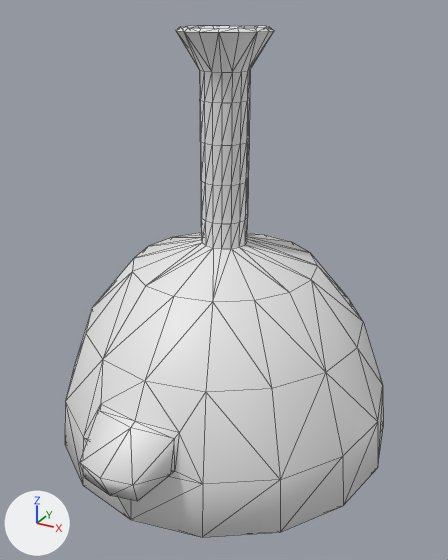
A saved change to the FBX model Operation MonsterRush/Assets/Models/Monsters/Disgusting/Animations/Idle.FBX.
Before and after are seen from a 50 mm camera at (1.34, -5.15, 0.9) aimed at (-0.01, -2.7, -0.33). The axes (+X, +Y, +Z) are drawn at lower left. The lights are the same throughout. Mesh edges are drawn as thin lines. Where no turn or scale is listed for an object, it has been applied to the vertices.

Before the edit, the objects in view are built like this:
```python
me_mesh = bpy.data.meshes.new('Mesh')
me_mesh.from_pydata(...)  # 318 vertices, 632 faces; spans x -0.85..0.85, y -1.02..1.02, z -0.49..1.72
ob_sphere008 = bpy.data.objects.new('Sphere008', me_mesh)
ob_sphere008.location = (-0.016, -2.678, -0.896)
```
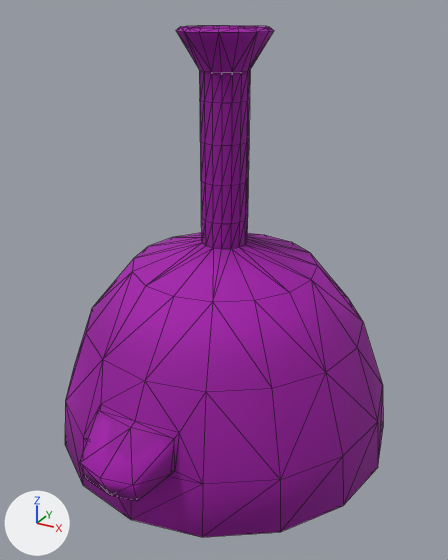
Pixel boxes (x1, y1, x2, y2) of what changed, in the pictures (448 x 560 px):
'Sphere008', recoloured (white to purple)
    both: (65, 26, 383, 537)

The change, as a list of edits to the scene's bpy script:
```text
Add img_purpleuv_tga:
    img_purpleuv_tga = load_image('purpleuv.tga', '../Texture/purpleuv.tga', 1024, 1024, 'sRGB')
Add mat_material__17:
    mat_material__17 = principled_material('Material #17')
    mat_material__17.texture = img_purpleuv_tga
    mat_material__17.roughness = 0.859
Change me_mesh:
    where me_mesh.from_pydata(...)  # 318 vertices, 632 faces; spans x -0.85..0.85, y -1.02..1.02, z -0.49..1.72
    add me_mesh.materials.append(mat_material__17)  # picture img_purpleuv_tga
```
